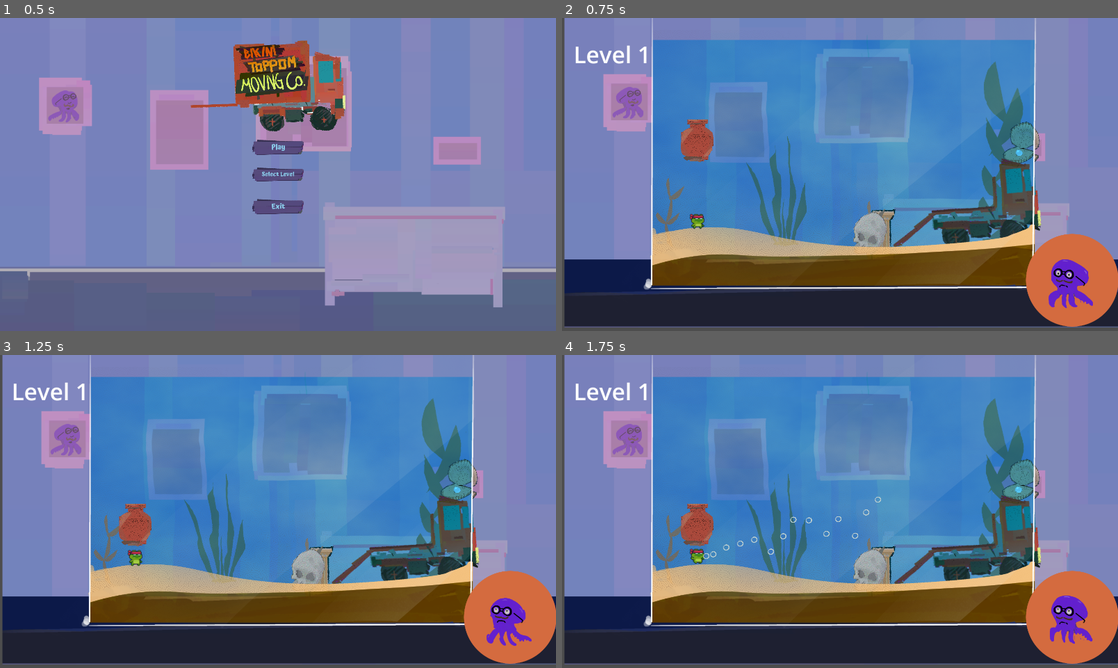
Above: before the commit, frames 1-4 (two rows, left to right).
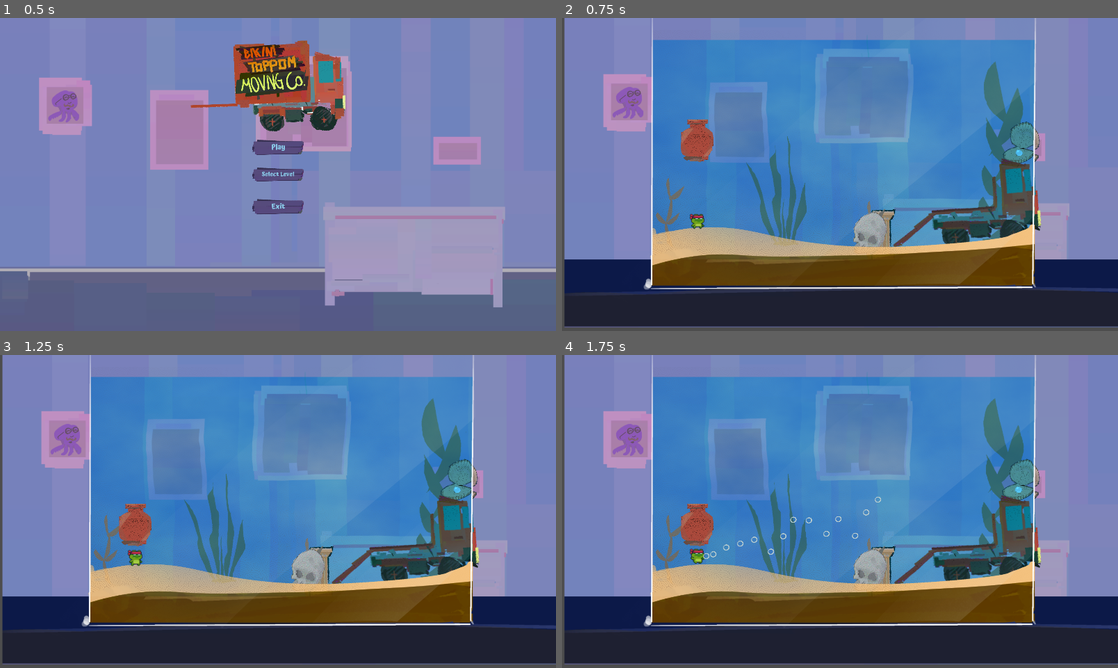
Above: after the commit, the same moments.

Repository: pR1smPrime/BikiniTop25
Game: Godot game, scene res://bikini_toppem_moving_service.tscn
Two runs of this game, one before a commit and one after it. Both use one fixed random seed, a clock stepped at 60 frames per second and the inputs below. The engine's default icon, where the game draws it, is replaced by a stand-in: a white triangle on a blue panel in a dark square.
Inputs (mouse positions are in pixels of both pictures, inside the frame that each line leads up to):
- Up to frame 1 (0.5 s): no input
- Up to frame 2 (0.75 s): click "Play" at 0.5 s
- Up to frame 3 (1.25 s): no input
- Up to frame 4 (1.75 s): move the mouse to (962, 495) at 1.27 s; press the mouse at (962, 495) at 1.28 s; hold D (right) from 1.28 s (still down); tap W (jump) at 1.52 s

Frame 1 is identical in both runs. In frame 2, 4.2% of the frame differs, in the area x 2-100%, y 8-99%; in frame 3, 4.2%; in frame 4, 4.2%.

Commit message:
fix levels

Diff:
--- a/scenes/levels/level1.tscn
+++ b/scenes/levels/level1.tscn
@@ -10,12 +10,8 @@
 [ext_resource type="PackedScene" uid="uid://t1qapbdlfqnh" path="res://assets/objects/staticNoCollision/staNoCo_algae2.tscn" id="10_ue1s2"]
 [ext_resource type="PackedScene" uid="uid://cf618ai8wa2sn" path="res://assets/objects/statics/static_skull.tscn" id="11_fmbsn"]
 [ext_resource type="PackedScene" uid="uid://d2xyedecm45dw" path="res://scenes/pausemenue/pause_menu.tscn" id="12_e5w1w"]
-[ext_resource type="PackedScene" uid="uid://cqj4xx323uc7y" path="res://assets/objects/moveables/moveable_vase.tscn" id="12_qo4ie"]
+[ext_resource type="PackedScene" path="res://assets/objects/moveables/moveable_vase.tscn" id="12_qo4ie"]
 [ext_resource type="PackedScene" uid="uid://dtoh8s6t2s5xi" path="res://assets/objects/statics/static_oyster.tscn" id="13_sjx7y"]
-[ext_resource type="PackedScene" uid="uid://bjobche7h23v4" path="res://scenes/Charakters/customer_circle.tscn" id="13_yh3o5"]
-
-[sub_resource type="SystemFont" id="SystemFont_wvmxs"]
-font_names = PackedStringArray("Frank Ruehl CLM")
 
 [node name="Level1" type="Node2D"]
 
@@ -68,17 +64,3 @@
 
 [node name="MoveableVase" parent="." instance=ExtResource("12_qo4ie")]
 position = Vector2(459, -671)
-
-[node name="CustomerCircle" parent="." instance=ExtResource("13_yh3o5")]
-z_index = 1
-position = Vector2(1754, -159)
-
-[node name="LabelLevel" type="Label" parent="."]
-z_index = 1
-offset_left = 32.0
-offset_top = -994.0
-offset_right = 266.0
-offset_bottom = -898.0
-theme_override_fonts/font = SubResource("SystemFont_wvmxs")
-theme_override_font_sizes/font_size = 80
-text = "Level 1"
Not shown: 1 places in scenes/levels/level1.tscn that only renumber resources
Not shown: 1 places in scenes/levels/level2.tscn that only renumber resources
Not shown: 1 places in scenes/levels/level3.tscn that only renumber resources
Not shown: 1 places in scenes/levels/level4.tscn that only renumber resources
Not shown: 1 places in scenes/levels/level5.tscn that only renumber resources
Not shown: 1 places in scenes/mainmenue/main_menu.tres that only renumber resources
